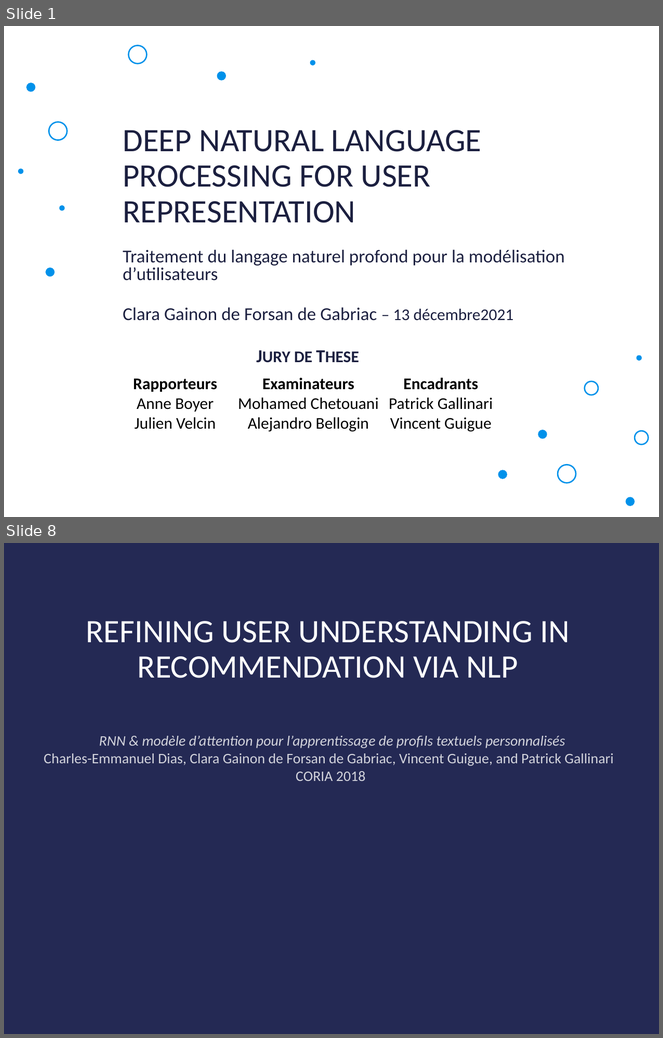
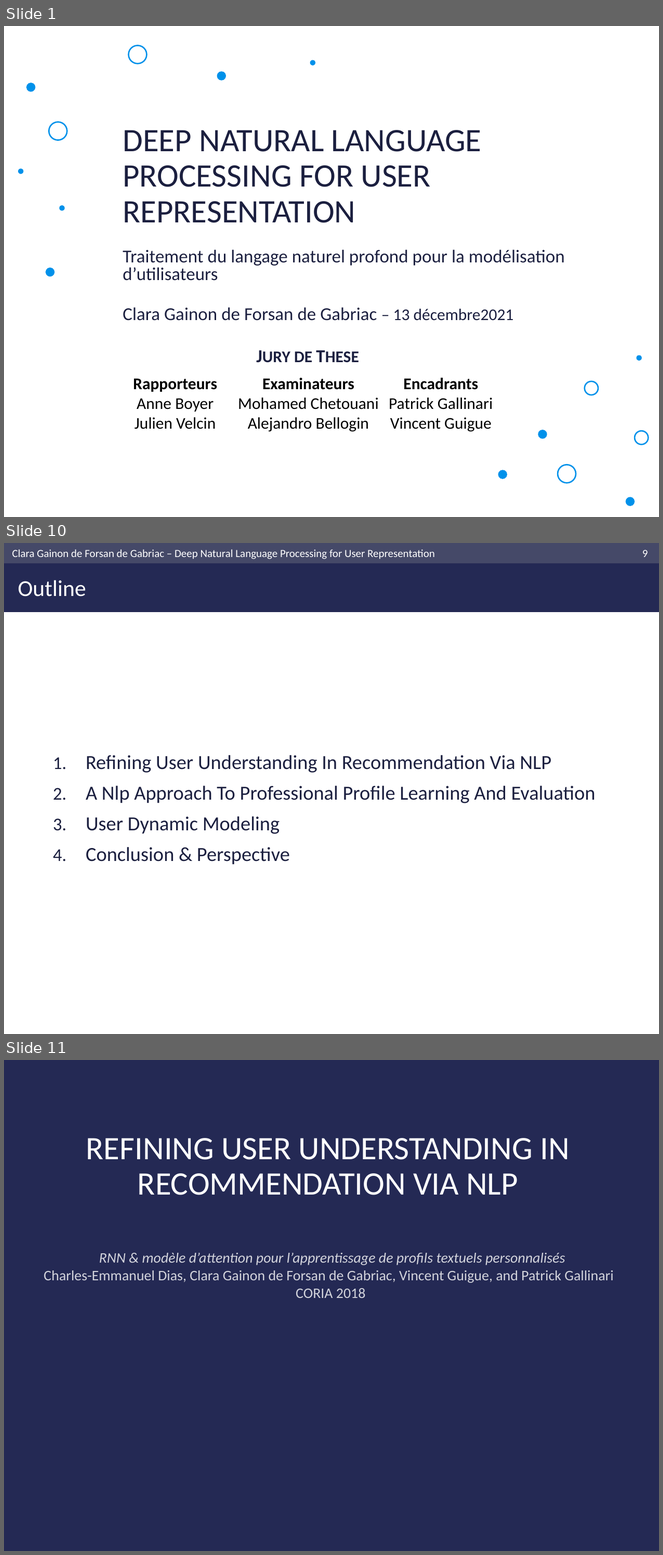
Before and after one commit to clara-gdef/defense, a slide deck: defense.pptx. Shown one above the other, each under a label of ours: slides 1 and 8 before the commit, slides 1, 10 and 11 after it; the slides between them are not shown. The pictures are 663x1038 and 663x1555 pixels, drawn with LibreOffice and Linux fonts; fonts in the diff are those of the drawing; background and template pictures are left out. Boxes give left, top, right and bottom in pixels: in the first picture for what was removed or moved away, otherwise in the second. Text is boxed around its words. In the diff, an @@ line names an element or a change of style, - is before the commit and + after.

```diff
--- a/defense.pptx
+++ b/defense.pptx
@@ slide 10 added at (4, 543, 659, 1034), background #FFFFFF @@
@@ rectangle added at (4, 543, 659, 612), fill #242954 @@
@@ rectangle added at (4, 543, 659, 563), fill #454968 @@
@@ text added at (12, 549, 435, 559), 12 pt, text #FFFFFF @@
+Clara Gainon de Forsan de Gabriac – Deep Natural Language Processing for User Representation
@@ page number added at (643, 550, 648, 557), 12 pt, text #FFFFFF @@
+9
@@ title added at (18, 580, 86, 597), 25 pt, text #FFFFFF @@
+Outline
@@ text added at (86, 755, 596, 865), 22 pt, text #1B1F3F @@
+1. Refining User Understanding In Recommendation Via NLP
+2. A Nlp Approach To Professional Profile Learning And Evaluation
+3. User Dynamic Modeling
+4. Conclusion & Perspective
@@ what was slide 8 is now slide 11 @@
```
Also in this commit, not shown: 7 slides changed, 6 other slides added, 4 slides removed, 2 other files.
